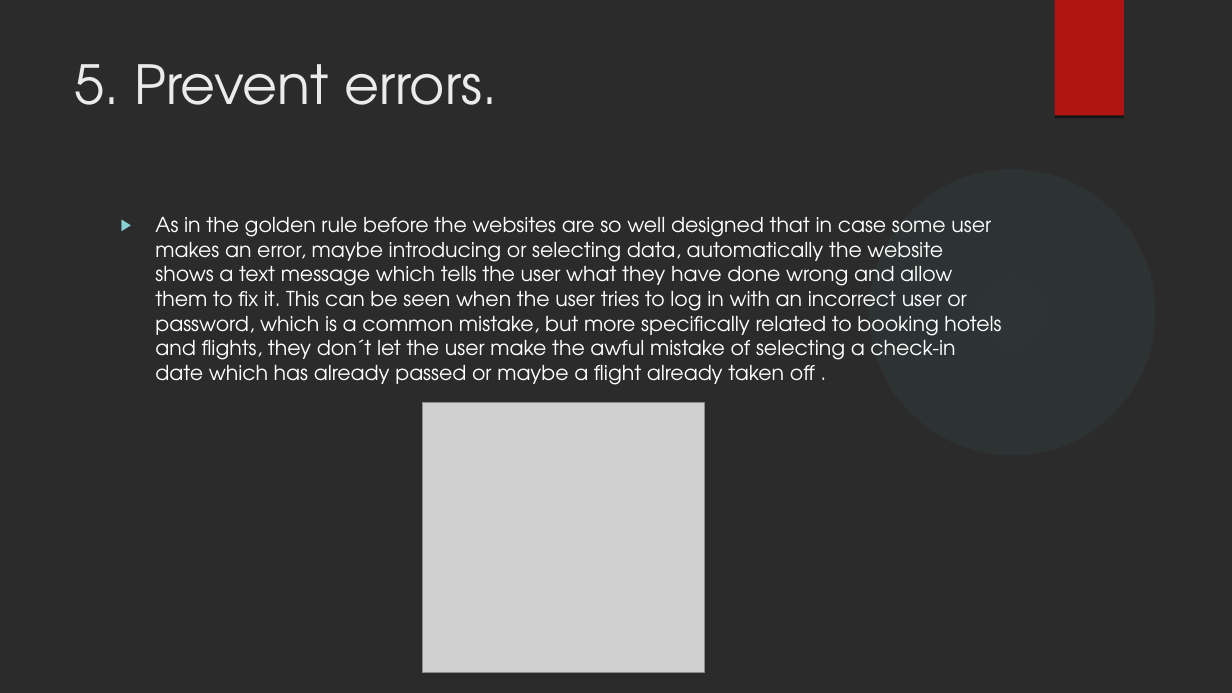
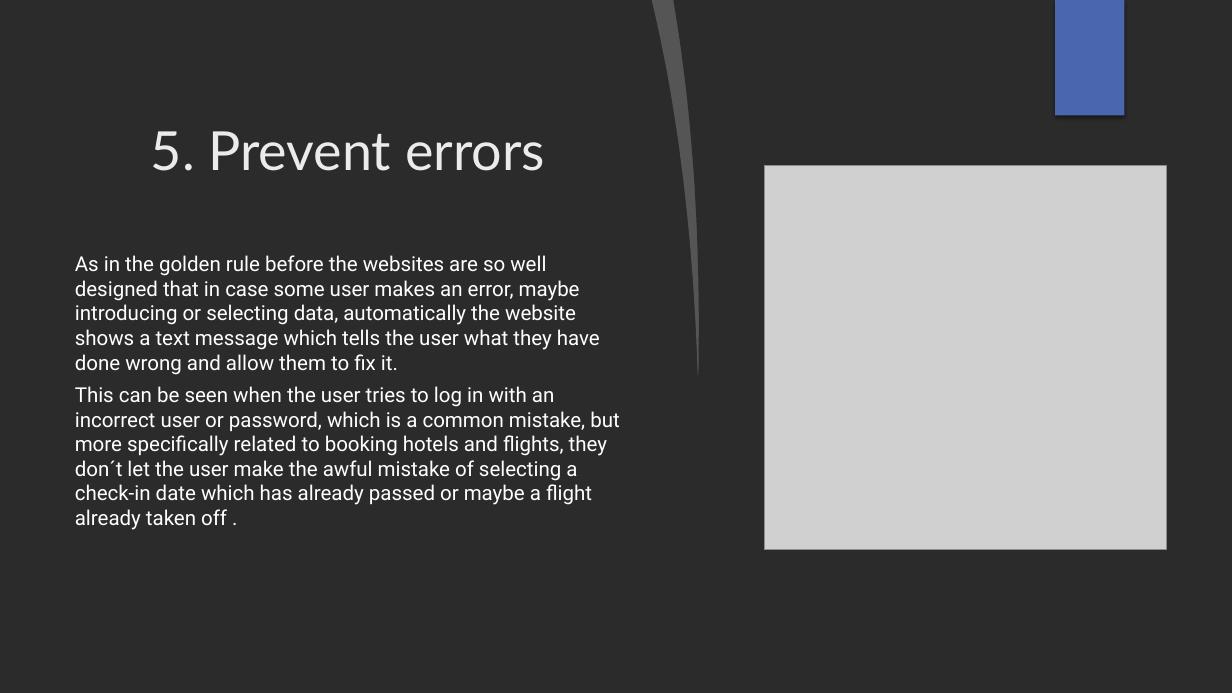
Before and after one commit to Davidgrcdz/Accessibility-and-Usability, a slide deck: slide 7 of Accessibility-and-Usability.pptx (slide 8 before the commit). Drawn at 1232x693 pixels with LibreOffice and Linux fonts; fonts in the diff are those of the drawing; grey boxes stand for pictures; background and template pictures are left out; a plain dark background stands for a picture behind light text. Boxes give left, top, right and bottom in pixels: in the first picture for what was removed or moved away, otherwise in the second. Text is boxed around its words. In the diff, an @@ line names an element or a change of style, - is before the commit and + after.

```diff
--- a/Accessibility-and-Usability.pptx
+++ b/Accessibility-and-Usability.pptx
@@ freeform shape added at [652,0,708,375], fill #FFFFFF at 20% opacity @@
@@ freeform shape added at [673,0,1232,693], fill #FFFFFF @@
@@ rectangle at [1055,0,1124,116]: fill #B01513 to #4A66AC; shadow changed @@
@@ rectangle added at [1055,0,1125,116], fill #4A66AC @@
@@ title at [151,131,545,171]: text changed; font TeX Gyre Adventor to Lato @@
-5. Prevent errors.
+5. Prevent errors
@@ picture: place and size @@
-picture at [422,403,705,673]
+picture at [764,166,1166,551]
@@ freeform shape removed at [870,169,1154,454] @@
@@ text at [75,255,619,530]: text changed; font TeX Gyre Adventor to Roboto @@
-▶ As in the golden rule before the websites are so well designed that in case some user makes an error, maybe introducing or selecting data, automatically the website shows a text message which tells the user what they have done wrong and allow them to fix it. This can be seen when the user tries to log in with an incorrect user or password, which is a common mistake, but more specifically related to booking hotels and flights, they don´t let the user make the awful mistake of selecting a check-in date which has already passed or maybe a flight already taken off .
+As in the golden rule before the websites are so well designed that in case some user makes an error, maybe introducing or selecting data, automatically the website shows a text message which tells the user what they have done wrong and allow them to fix it.
+This can be seen when the user tries to log in with an incorrect user or password, which is a common mistake, but more specifically related to booking hotels and flights, they don´t let the user make the awful mistake of selecting a check-in date which has already passed or maybe a flight already taken off .
```
Also in this commit, not shown: 8 other slides changed, 1 slide added, 2 slides removed.
